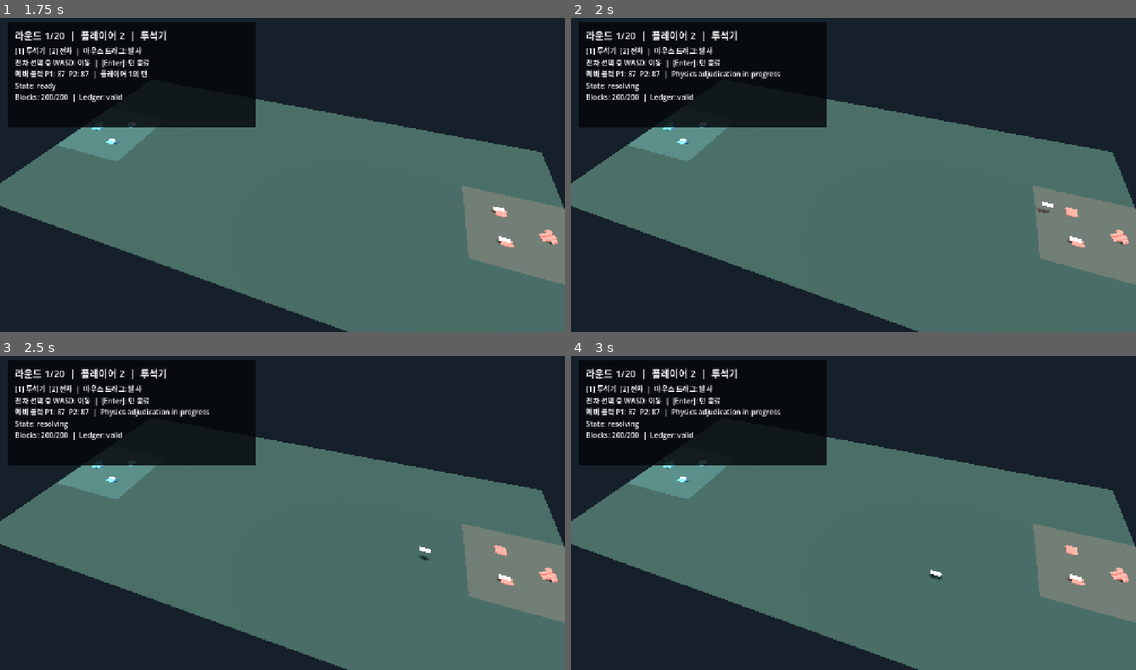
Above: before the commit, frames 1-4 (two rows, left to right).
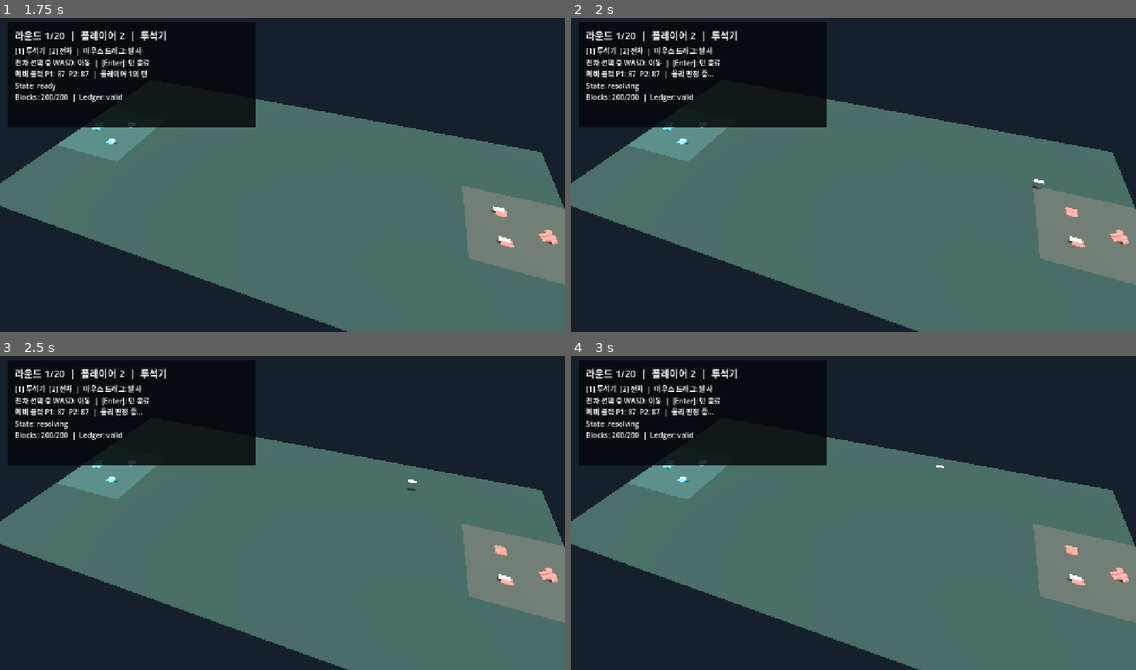
Above: after the commit, the same moments.

Repository: seo077/block_siege
Game: Godot game, scene res://main.tscn
The game is run twice, just before and just after one commit, with the same random seed, the same clock (stepped at 60 frames per second) and the same inputs.
Inputs (mouse positions are in pixels of both pictures, inside the frame that each line leads up to):
- Up to frame 1 (1.75 s): tap Enter at 0.5 s; move the mouse to (406, 156) at 0.52 s; hold D 0.53-1.25 s; tap 1 at 0.6 s; click (406, 156) at 0.67 s; tap Space at 1.25 s; drag from (169, 187) to (254, 237) at 1.27 s
- Up to frame 2 (2 s): no input
- Up to frame 3 (2.5 s): move the mouse to (339, 440) at 2.02 s; hold D from 2.03 s (still down); tap Enter at 2.1 s
- Up to frame 4 (3 s): release D at 2.75 s; drag from (825, 575) to (684, 462) at 2.77 s

Frame 1 is identical in both runs. In frame 2, 0.4% of the frame differs, in the area x 17-86%, y 16-63%; in frame 3, 0.4%; in frame 4, 0.3%.

Commit message:
fix(web): correct UTF-8 HUD and drag launch [T-014, REQ-012, REQ-013]

Diff:
--- a/scripts/main.gd
+++ b/scripts/main.gd
@@ -8,6 +8,26 @@
 const MAX_ROUNDS := 20
 const PLAYER_COLORS := [Color("55a8ff"), Color("ff665c")]
 const PROJECTILE_COLORS := [Color("b9dcff"), Color("ffd0cc")]
+const APPROVED_KOREAN_STRINGS: PackedStringArray = [
+	"플레이어 1의 턴",
+	"[1] 투석기  [2] 전차  |  마우스 드래그: 발사\n전차 선택 중 WASD: 이동  |  [Enter]: 턴 종료",
+	"투석기 선택",
+	"전차 선택",
+	"드래그가 너무 짧습니다",
+	"이 병기는 이번 턴에 이미 발사했습니다",
+	"이 병기는 장전되지 않았습니다",
+	"물리 판정 중…",
+	"발사 판정 완료",
+	"플레이어 %d 승리 — 요새 완파",
+	"턴 전환",
+	"플레이어 %d 판정승",
+	"무승부",
+	"라운드 %d/%d  |  플레이어 %d  |  %s",
+	"예비 블럭 P1: %d  P2: %d  |  %s",
+	"프로토타입 종료",
+	"투석기",
+	"전차",
+]
 
 var active_player := 0
 var round_number := 1
@@ -397,6 +417,43 @@
 	return
 
 
+func launch_solution(player_index: int, weapon_index: int, drag: Vector2) -> Dictionary:
+	if player_index < 0 or player_index >= 2 or weapon_index < 0 or weapon_index >= 2 or drag.length() < 24.0:
+		return {"accepted": false}
+	var forward := Vector3.RIGHT if player_index == 0 else Vector3.LEFT
+	var camera_right := forward.cross(Vector3.UP).normalized()
+	var lateral := clampf(drag.x / 240.0, -0.75, 0.75)
+	var base_elevation := 0.72 if weapon_index == 0 else 0.16
+	var elevation := clampf(base_elevation - drag.y / 360.0, 0.05, 1.25)
+	var direction := (forward + camera_right * lateral + Vector3.UP * elevation).normalized()
+	var impulse_magnitude := lerpf(4.0, 18.0, clampf(drag.length(), 24.0, 240.0) / 240.0)
+	return {
+		"accepted": true,
+		"normalized_direction": direction,
+		"impulse_magnitude": impulse_magnitude,
+		"impulse": direction * impulse_magnitude,
+	}
+
+
+func web_test_snapshot() -> Dictionary:
+	var hud_strings: PackedStringArray = []
+	for label in [status_label, hint_label, debug_label, adjudication_label, block_total_label, timeout_error_label]:
+		if label != null:
+			hud_strings.append(label.text)
+	return {
+		"hud_strings": hud_strings,
+		"approved_korean_strings": APPROVED_KOREAN_STRINGS,
+		"pointer_events": [],
+		"shot_id": match_state.active_shot_block_id if match_state != null else -1,
+		"shot_count": 1 if match_state != null and match_state.active_shot_block_id >= 0 else 0,
+		"initial_velocity": [],
+		"impulse_magnitude": 0.0,
+		"normalized_direction": [],
+		"active_player": active_player,
+		"adjudication_state": String(current_adjudication_state()),
+	}
+
+
 func fire_weapon(player_id: int, weapon_id: int, drag: Vector2) -> bool:
 	if match_state == null:
 		return false
@@ -413,6 +470,10 @@
 	var weapon_index := match_state.players[player_index].weapons.find(weapon)
 	if weapon_index < 0 or weapon_index >= weapon_blocks[player_index].size():
 		return false
+	var solution := launch_solution(player_index, weapon_index, drag)
+	if not solution.accepted:
+		update_ui("드래그가 너무 짧습니다")
+		return false
 	var blocks: Array = weapon_blocks[player_index][weapon_index]
 	if blocks.is_empty() or not is_instance_valid(blocks[0]):
 		return false
@@ -427,11 +488,7 @@
 		origin += block.global_position if block.is_inside_tree() else block.position
 	origin /= blocks.size()
 	var forward := 1.0 if player_index == 0 else -1.0
-	var lateral := clampf(drag.x / 280.0, -0.7, 0.7)
-	var power := clampf(drag.length() / 110.0, 0.8, 3.2)
-	var elevation := 0.72 if weapon_index == 0 else 0.16
-	var direction := Vector3(forward, elevation - drag.y / 900.0, lateral).normalized()
-	var projectile := spawn_projectile(result.block_id, origin + Vector3(forward * 0.8, 0.55, 0), direction * power * (7.2 if weapon_index == 0 else 5.8))
+	var projectile := spawn_projectile(result.block_id, origin + Vector3(forward * 0.8, 0.55, 0), solution.impulse)
 	if projectile == null:
 		return false
 	weapon_loaded[player_index][weapon_index] = false
@@ -448,7 +505,7 @@
 	resolution_error = &""
 	resolution_retry_available = false
 	set_interaction_enabled(false)
-	update_ui("Physics adjudication in progress")
+	update_ui("물리 판정 중…")
 	return true
 
 
--- a/tests/regression_runner.gd
+++ b/tests/regression_runner.gd
@@ -58,6 +58,10 @@
 			return _run_req010(1)
 		"REQ-010-UI":
 			return _verify_ui_diagnostics()
+		"REQ-012":
+			return _verify_utf8_hud()
+		"REQ-013":
+			return _verify_drag_launch()
 		_:
 			push_error("Unknown requirement: %s" % requirement)
 			return false
@@ -110,6 +114,60 @@
 
 func report_failure(requirement, fixture, detail) -> void:
 	push_error("REGRESSION FAILURE requirement=%s fixture=%s detail=%s" % [requirement, fixture, detail])
+
+func _verify_utf8_hud() -> bool:
+	var oracle := PackedStringArray([
+		"플레이어 1의 턴", "[1] 투석기  [2] 전차  |  마우스 드래그: 발사\n전차 선택 중 WASD: 이동  |  [Enter]: 턴 종료",
+		"투석기 선택", "전차 선택", "드래그가 너무 짧습니다", "이 병기는 이번 턴에 이미 발사했습니다",
+		"이 병기는 장전되지 않았습니다", "물리 판정 중…", "발사 판정 완료", "플레이어 %d 승리 — 요새 완파",
+		"턴 전환", "플레이어 %d 판정승", "무승부", "라운드 %d/%d  |  플레이어 %d  |  %s",
+		"예비 블럭 P1: %d  P2: %d  |  %s", "프로토타입 종료", "투석기", "전차",
+	])
+	if Main.APPROVED_KOREAN_STRINGS != oracle:
+		return false
+	var source := FileAccess.get_file_as_string("res://scripts/main.gd")
+	if source.contains("�") or source.contains("íˆ¬") or source.contains("ì „"):
+		return false
+	var main := Main.new()
+	root.add_child(main)
+	main.create_match()
+	main.create_ui()
+	var snapshot: Dictionary = main.web_test_snapshot()
+	var passed := snapshot.has_all(["hud_strings", "approved_korean_strings", "pointer_events", "shot_id", "shot_count", "initial_velocity", "impulse_magnitude", "normalized_direction", "active_player", "adjudication_state"])
+	passed = passed and snapshot.approved_korean_strings == oracle and snapshot.hud_strings.has(oracle[1])
+	main.free()
+	return passed and oracle != PackedStringArray(["주입된 불일치"])
+
+func _verify_drag_launch() -> bool:
+	var main := Main.new()
+	root.add_child(main)
+	for player_index in 2:
+		if main.launch_solution(player_index, 0, Vector2(23.999, 0)).accepted:
+			main.free()
+			return false
+		if not main.launch_solution(player_index, 0, Vector2(24, 0)).accepted:
+			main.free()
+			return false
+		var forward := Vector3.RIGHT if player_index == 0 else Vector3.LEFT
+		var camera_right := forward.cross(Vector3.UP).normalized()
+		var right: Dictionary = main.launch_solution(player_index, 0, Vector2(80, 0))
+		var left: Dictionary = main.launch_solution(player_index, 0, Vector2(-80, 0))
+		if right.normalized_direction.dot(camera_right) <= 0.0 or left.normalized_direction.dot(camera_right) >= 0.0:
+			main.free()
+			return false
+		if right.normalized_direction.dot(forward) <= 0.0:
+			main.free()
+			return false
+		var level: Dictionary = main.launch_solution(player_index, 0, Vector2(0, 80))
+		var upward: Dictionary = main.launch_solution(player_index, 0, Vector2(0, -80))
+		if upward.normalized_direction.y <= level.normalized_direction.y:
+			main.free()
+			return false
+	var impulses: Array[float] = []
+	for length in [40.0, 120.0, 240.0]:
+		impulses.append(main.launch_solution(0, 0, Vector2(length, 0)).impulse_magnitude)
+	main.free()
+	return impulses[0] < impulses[1] and impulses[1] < impulses[2]
 
 func _verify_fixed_scenario() -> bool:
 	var first := FixedScenario.build()
